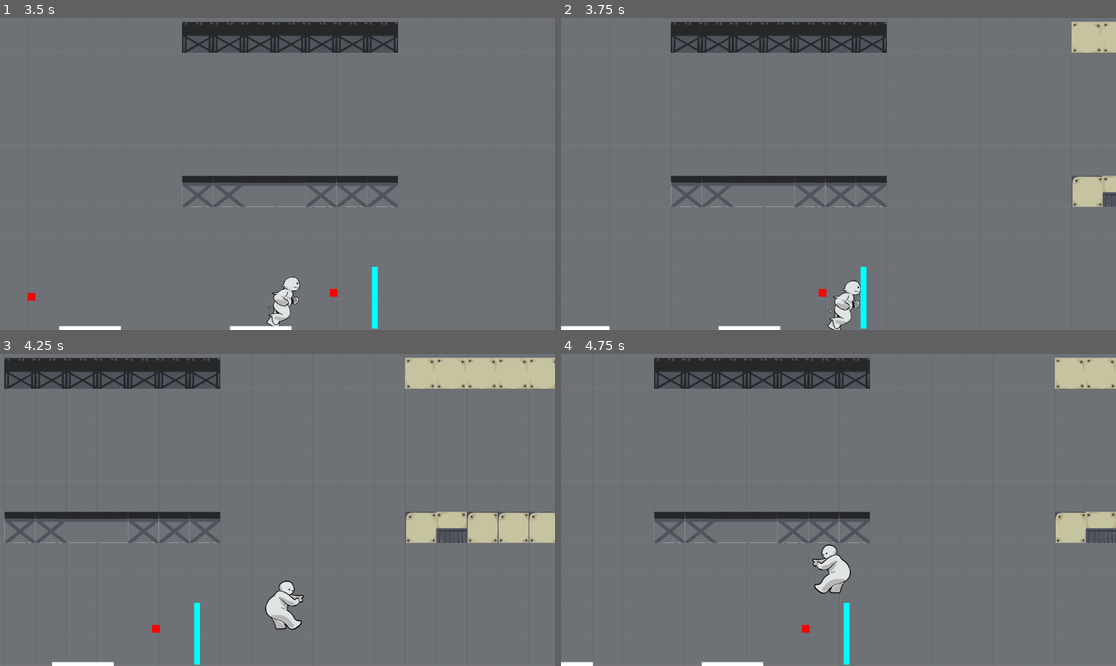
Above: before the commit, frames 1-4 (two rows, left to right).
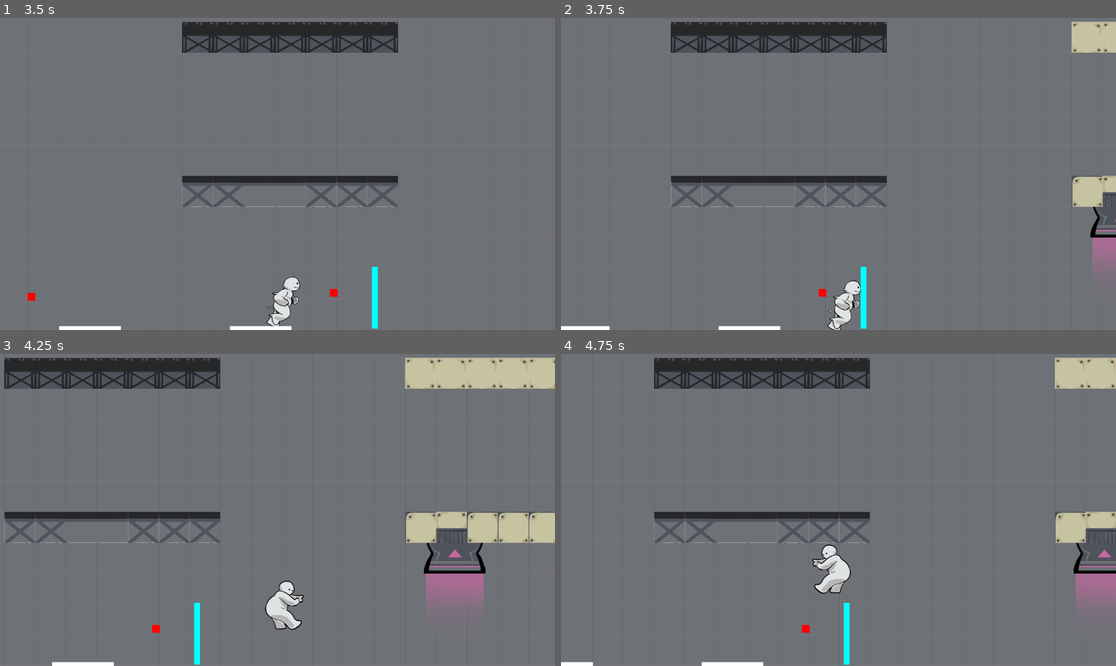
Above: after the commit, the same moments.

Repository: ZBC95/GMTK-2025-zoes-repository
Game: Godot game, scene res://game.tscn
Same seed, same stepped clock (60 frames per second), same inputs: the game is played once before the commit and once after it.
Inputs:
- Up to frame 1 (3.5 s): hold D (Right) 0.53-2.03 s; tap W (Jump) at 0.77, 1.52, 3.02 s; hold A (Left) 2.03-2.78 s; hold D (Right) from 2.78 s (still down)
- Up to frame 2 (3.75 s): keep holding D (Right)
- Up to frame 3 (4.25 s): keep holding D (Right); tap W (Jump) at 3.77 s
- Up to frame 4 (4.75 s): release D (Right) at 4.28 s; hold A (Left) from 4.28 s (still down); tap W (Jump) at 4.52 s

Frame 1 is identical in both runs. In frame 2, 0.7% of the frame differs, in the area x 95-100%, y 60-80%; in frame 3, 1.8%, in the area x 76-88%, y 60-81%; in frame 4, 1.2%.

Commit message:
Added exit functionality

Diff:
--- /dev/null
+++ b/exit_pipe.gd
@@ -0,0 +1,16 @@
+extends Area2D
+
+@onready var exit_pipe_sprite: AnimatedSprite2D = %ExitPipeSprite
+
+func _ready() -> void:
+	# Make sure animation is stopped when scene loads
+	exit_pipe_sprite.stop()
+
+func _on_body_entered(body: Node2D) -> void:
+	if body.is_in_group("player"):  # Only trigger for player
+		if body.has_method("die"):
+			body.die()
+		exit_pipe_sprite.play("suck")
+
+func _on_exit_pipe_sprite_animation_finished() -> void:
+	SignalBus.level_completed.emit()
--- a/exit_pipe.tscn
+++ b/exit_pipe.tscn
@@ -1,10 +1,11 @@
-[gd_scene load_steps=10 format=3 uid="uid://p4urqew4lqu2"]
+[gd_scene load_steps=11 format=3 uid="uid://p4urqew4lqu2"]
 
 [ext_resource type="Texture2D" uid="uid://tur4exeoqna0" path="res://assets/pipe_sheet64.png" id="1_eig6q"]
+[ext_resource type="Script" uid="uid://bacrdjkslmv3n" path="res://exit_pipe.gd" id="1_pi6p2"]
 
-[sub_resource type="AtlasTexture" id="AtlasTexture_pi6p2"]
+[sub_resource type="AtlasTexture" id="AtlasTexture_o3mtp"]
 atlas = ExtResource("1_eig6q")
-region = Rect2(0, 0, 128, 256)
+region = Rect2(768, 0, 128, 256)
 
 [sub_resource type="AtlasTexture" id="AtlasTexture_h8bbo"]
 atlas = ExtResource("1_eig6q")
@@ -26,21 +27,12 @@
 atlas = ExtResource("1_eig6q")
 region = Rect2(640, 0, 128, 256)
 
-[sub_resource type="AtlasTexture" id="AtlasTexture_o3mtp"]
-atlas = ExtResource("1_eig6q")
-region = Rect2(768, 0, 128, 256)
-
 [sub_resource type="SpriteFrames" id="SpriteFrames_5bbve"]
 animations = [{
 "frames": [{
 "duration": 1.0,
-"texture": SubResource("AtlasTexture_pi6p2")
-}],
-"loop": true,
-"name": &"default",
-"speed": 5.0
+"texture": SubResource("AtlasTexture_o3mtp")
 }, {
-"frames": [{
 "duration": 1.0,
 "texture": SubResource("AtlasTexture_h8bbo")
 }, {
@@ -59,15 +51,25 @@
 "duration": 1.0,
 "texture": SubResource("AtlasTexture_o3mtp")
 }],
-"loop": true,
+"loop": false,
 "name": &"suck",
 "speed": 7.0
 }]
 
+[sub_resource type="RectangleShape2D" id="RectangleShape2D_eig6q"]
+size = Vector2(20, 256)
+
 [node name="ExitPipe" type="Area2D"]
+script = ExtResource("1_pi6p2")
+metadata/_edit_horizontal_guides_ = [129.0]
 
-[node name="AnimatedSprite2D" type="AnimatedSprite2D" parent="."]
+[node name="ExitPipeSprite" type="AnimatedSprite2D" parent="."]
+unique_name_in_owner = true
 sprite_frames = SubResource("SpriteFrames_5bbve")
 animation = &"suck"
-frame = 5
-frame_progress = 0.122797
+
+[node name="CollisionShape2D" type="CollisionShape2D" parent="."]
+shape = SubResource("RectangleShape2D_eig6q")
+
+[connection signal="body_entered" from="." to="." method="_on_body_entered"]
+[connection signal="animation_finished" from="ExitPipeSprite" to="." method="_on_exit_pipe_sprite_animation_finished"]
--- a/game.gd
+++ b/game.gd
@@ -8,6 +8,7 @@
 
 func _ready():
 	SignalBus.player_looped.connect(_on_player_looped)
+	SignalBus.level_completed.connect(_on_level_completed)
 	var ghost_init = ghost_scene.instantiate()
 
 	ghost_init.is_static = true
@@ -35,3 +36,6 @@
 	add_child(ghost)
 	ghost_spawned.emit(ghost)
 	add_child(ghost2)
+
+func _on_level_completed():
+	print("level complete")
--- a/game.tscn
+++ b/game.tscn
@@ -6,6 +6,7 @@
 [ext_resource type="PackedScene" uid="uid://bry0e14a7otyd" path="res://camera_2d.tscn" id="3_7jktm"]
 [ext_resource type="PackedScene" uid="uid://0jpia1sq2nxd" path="res://level_dev1.tscn" id="4_fc0e3"]
 [ext_resource type="AudioStream" uid="uid://clxicred0arbw" path="res://assets/Proffesor McHoops Evil Loops.ogg" id="6_ryrav"]
+[ext_resource type="PackedScene" uid="uid://p4urqew4lqu2" path="res://exit_pipe.tscn" id="7_eow3j"]
 
 [node name="Game" type="Node2D"]
 script = ExtResource("1_feb5d")
@@ -20,6 +21,9 @@
 
 [node name="Level" parent="." instance=ExtResource("4_fc0e3")]
 
-[node name="AudioStreamPlayer" type="AudioStreamPlayer" parent="."]
+[node name="MusicPlayer" type="AudioStreamPlayer" parent="."]
 stream = ExtResource("6_ryrav")
 autoplay = true
+
+[node name="ExitPipe" parent="." instance=ExtResource("7_eow3j")]
+position = Vector2(1831, 384)
--- a/player.gd
+++ b/player.gd
@@ -153,7 +153,7 @@
 func check_overlaps():
 	overlaps = get_node("Area2D").get_overlapping_areas()
 	if overlaps.size() != 0:
-		print("")
+		#print("")
 		for ol in overlaps:
 			if ol.get_parent().name.left(6) == "Button" and player_sprite.animation == "block":
 				button_active.emit(ol.get_parent().channel)
--- a/player.tscn
+++ b/player.tscn
@@ -1,6 +1,4 @@
-
-[gd_scene load_steps=25 format=3 uid="uid://pec1kaegnjpg"]
-
+[gd_scene load_steps=24 format=3 uid="uid://pec1kaegnjpg"]
 
 [ext_resource type="Script" uid="uid://ct8sp3jamrj4x" path="res://player.gd" id="1_onrkg"]
 [ext_resource type="Texture2D" uid="uid://co5pwtkndgg0m" path="res://assets/jump256.png" id="2_2hs0m"]
@@ -153,7 +151,7 @@
 radius = 27.0
 height = 113.0
 
-[node name="Player" type="CharacterBody2D"]
+[node name="Player" type="CharacterBody2D" groups=["player"]]
 top_level = true
 script = ExtResource("1_onrkg")
 SPEED = 600.0
--- a/player_ghost.gd
+++ b/player_ghost.gd
@@ -55,12 +55,12 @@
 
 func check_overlaps():
 	overlaps = get_node("Area2D").get_overlapping_areas()
-	print(name)
-	print(overlaps)
+	#print(name)
+	#print(overlaps)
 	if overlaps.size() != 0:
 		for ol in overlaps:
-			print(ol.get_parent().name.left(6))
-			print(ghost_sprite.animation)
+			#print(ol.get_parent().name.left(6))
+			#print(ghost_sprite.animation)
 			if ol.get_parent().name.left(6) == "Button" and ghost_sprite.animation == "block":
-				print("signal should emit")
+				#print("signal should emit")
 				button_active.emit(ol.get_parent().channel)
--- a/project.godot
+++ b/project.godot
@@ -18,6 +18,14 @@
 [autoload]
 
 SignalBus="*res://signal_bus.gd"
+
+[display]
+
+window/size/mode=3
+
+[global_group]
+
+player="das u"
 
 [input]
 
--- a/signal_bus.gd
+++ b/signal_bus.gd
@@ -4,4 +4,5 @@
 
 @warning_ignore_start("unused_signal")
 signal player_looped(movement_data)
+signal level_completed()
 @warning_ignore_restore("unused_signal")
Not shown, added: exit_pipe.gd.uid
Not shown: 1 places in game.tscn that only renumber resources
Not shown: 1 places in level_dev1.tscn that only renumber resources
